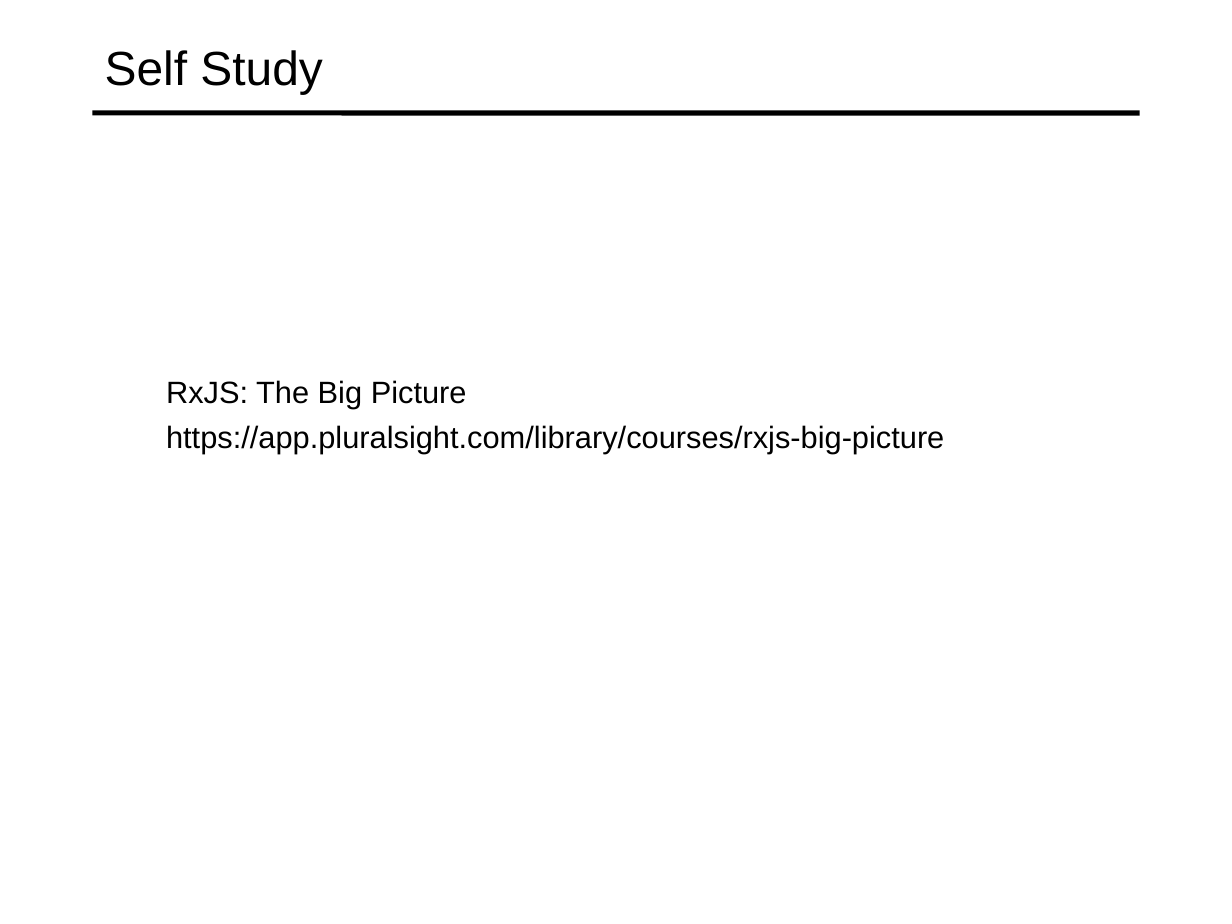
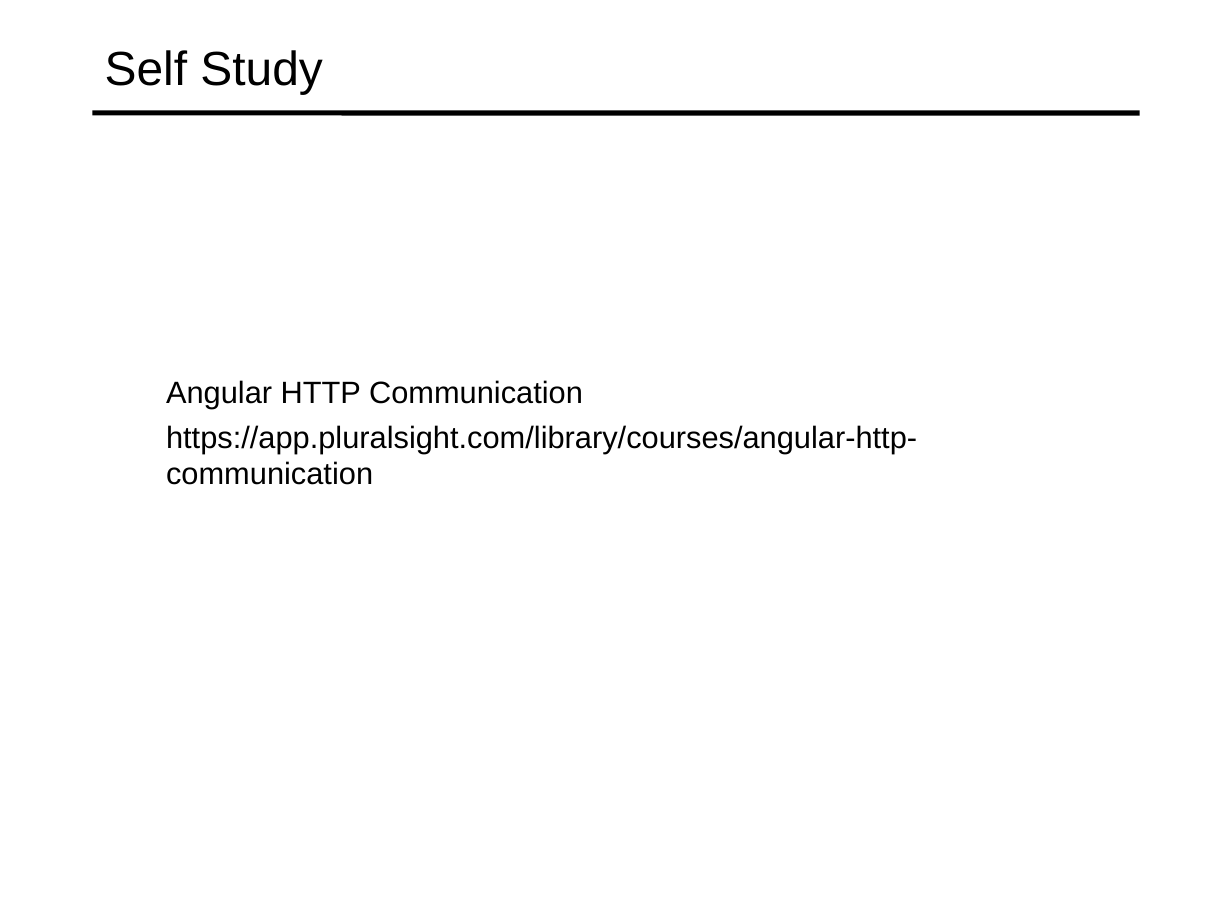
Before and after one commit to specter01wj/Jago_Link_Training, a slide deck: slide 8 of Angular/Angular12/Deep Dive/Angular HTTP Communication/1_Consuming REST Services/L1_Consuming REST Services.ppt (slide 20 before the commit). Drawn at 1232x924 pixels with LibreOffice and Linux fonts; fonts in the diff are those of the drawing. Boxes give left, top, right and bottom in pixels: in the first picture for what was removed or moved away, otherwise in the second. Text is boxed around its words. In the diff, an @@ line names an element or a change of style, - is before the commit and + after.

Commit message:
11/22/2021 v1

```diff
--- a/Angular/Angular12/Deep Dive/Angular HTTP Communication/1_Consuming REST Services/L1_Consuming REST Services.ppt
+++ b/Angular/Angular12/Deep Dive/Angular HTTP Communication/1_Consuming REST Services/L1_Consuming REST Services.ppt
@@ text at box(166, 380, 917, 485): text changed @@
-  RxJS: The Big Picture
-  https://app.pluralsight.com/library/courses/rxjs-big-picture
+  Angular HTTP Communication
+  https://app.pluralsight.com/library/courses/angular-http-communication
```
Also in this commit, not shown: 3 slides added, 15 slides removed.
